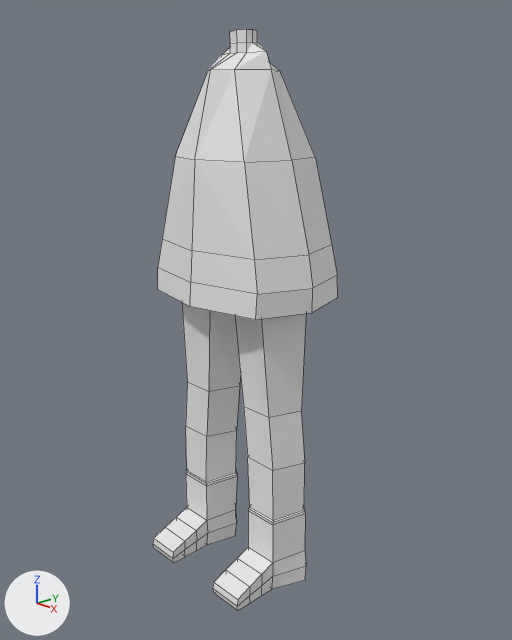
A saved change to the Blender file First-Model_Fish_Girl/fish_girl.blend.
Before and after are seen from a 50 mm camera at (3.38, -3.06, 3.26) aimed at (0.07, 0.05, 1.88). Every picture has the same lights, and +X, +Y and +Z are marked at lower left. Mesh edges are drawn as thin lines.
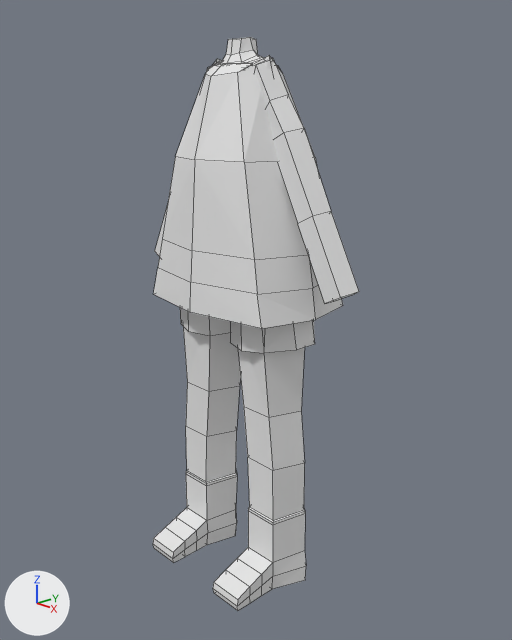
Commit message: Working on fish model

What differs and where, as boxes (x1, y1, x2, y2) in the pictures (512 x 640 px; the box of a moved part takes in the faces that stretch with it):
'Cube', reshaped: before (158, 29, 338, 320); after (154, 37, 343, 329)
'Cylinder', reshaped (8% shorter): before (153, 303, 306, 611); after (153, 327, 306, 611)
'Cylinder.002', added: after (155, 58, 359, 303)
'Cylinder.001', added: after (180, 307, 315, 353)
part 1 of me_cube, added: after (215, 37, 263, 69)
part 2 of me_cube, cut back: before (176, 29, 315, 162); after (176, 55, 315, 162)
part 3 of me_cube, moved or reshaped: before (158, 267, 338, 320); after (154, 267, 343, 329)

What changed in the scene script:
```text
Change me_cube:
    used by ob_cube; location = (0.0, 0.0, 2.501); scale = (0.446, 0.299, 0.444)
    remove me_cube.from_pydata(...)  # 42 vertices, 29 faces; spans x 0.0..1.37, y -1.51..1.51, z -1.0..2.66
    add me_cube.from_pydata(...)  # 60 vertices, 38 faces, 1 loose edge; spans x 0.0..1.44, y -1.51..1.51, z -1.09..2.56
    me_cube part 1: a new loose piece of 31 vertices spanning x 0.0..0.53, y -0.53..0.49, z 2.15..2.56, in mat_material (white #e7e7e7)
    me_cube part 2: 4 vertices moved from x 0.0..0.28, y -0.84..0.85, z 2.14 to x 0.0..0.35, y -0.84..0.85, z 2.06..2.1; 18 vertices removed from x 0.0..0.55, y -0.15..0.17, z 2.14..2.66; 5 vertices added at x 0.0..0.52, y -0.52..0.49, z 2.2..2.32
    me_cube part 3: 5 vertices moved from x 0.0..1.37, y -1.51..1.51, z -1.0 to x 0.0..1.44, y -1.51..1.51, z -1.09
Add me_cylinder_003:
    me_cylinder_003.from_pydata(...)  # 25 vertices, 20 faces; spans x -0.79..1.16, y -0.74..0.86, z -10.63..1.08
Add me_cylinder_002:
    me_cylinder_002.from_pydata([(-0.01, 1.0, -1.56), (-0.01, 1.0, 0.33), (0.58, 0.81, -1.56), (0.59, 0.81, 0.34), (0.94, 0.31, -1.56), (0.94, 0.31, 0.2), (0.94, -0.31, -1.56), (0.94, -0.31, 0.2), (0.58, -0.81, -1.56), (0.59, -0.81, 0.34), (-0.01, -1.0, -1.56), (-0.01, -1.0, 0.33), (-0.6, -0.81, -1.56), (-0.56, -0.81, 0.26), (-0.96, -0.31, -1.56), (-1.1, -0.31, 0.06), (-0.96, 0.31, -1.56), (-1.1, 0.31, 0.06), (-0.6, 0.81, -1.56), (-0.56, 0.81, 0.26)], [], [(0, 1, 3, 2), (2, 3, 5, 4), (4, 5, 7, 6), (6, 7, 9, 8), (8, 9, 11, 10), (10, 11, 13, 12), (12, 13, 15, 14), (14, 15, 17, 16), (16, 17, 19, 18), (18, 19, 1, 0)])
Add ob_cylinder_002:
    ob_cylinder_002 = bpy.data.objects.new('Cylinder.002', me_cylinder_003)
    ob_cylinder_002.location = (0.213, -0.004, 3.36)
    ob_cylinder_002.rotation_euler = (0.0141, -0.46, -0.00753)  # degrees (0.8, -26, -0.4)
    ob_cylinder_002.scale = (0.124, 0.124, 0.124)
    _m = ob_cylinder_002.modifiers.new('Mirror', 'MIRROR')
    _m.mirror_object = ob_cube
Add ob_cylinder_001:
    ob_cylinder_001 = bpy.data.objects.new('Cylinder.001', me_cylinder_002)
    ob_cylinder_001.location = (0.264, 0.002, 1.831)
    ob_cylinder_001.scale = (-0.271, -0.271, -0.121)
    _m = ob_cylinder_001.modifiers.new('Mirror', 'MIRROR')
    _m.mirror_object = ob_cube
```
